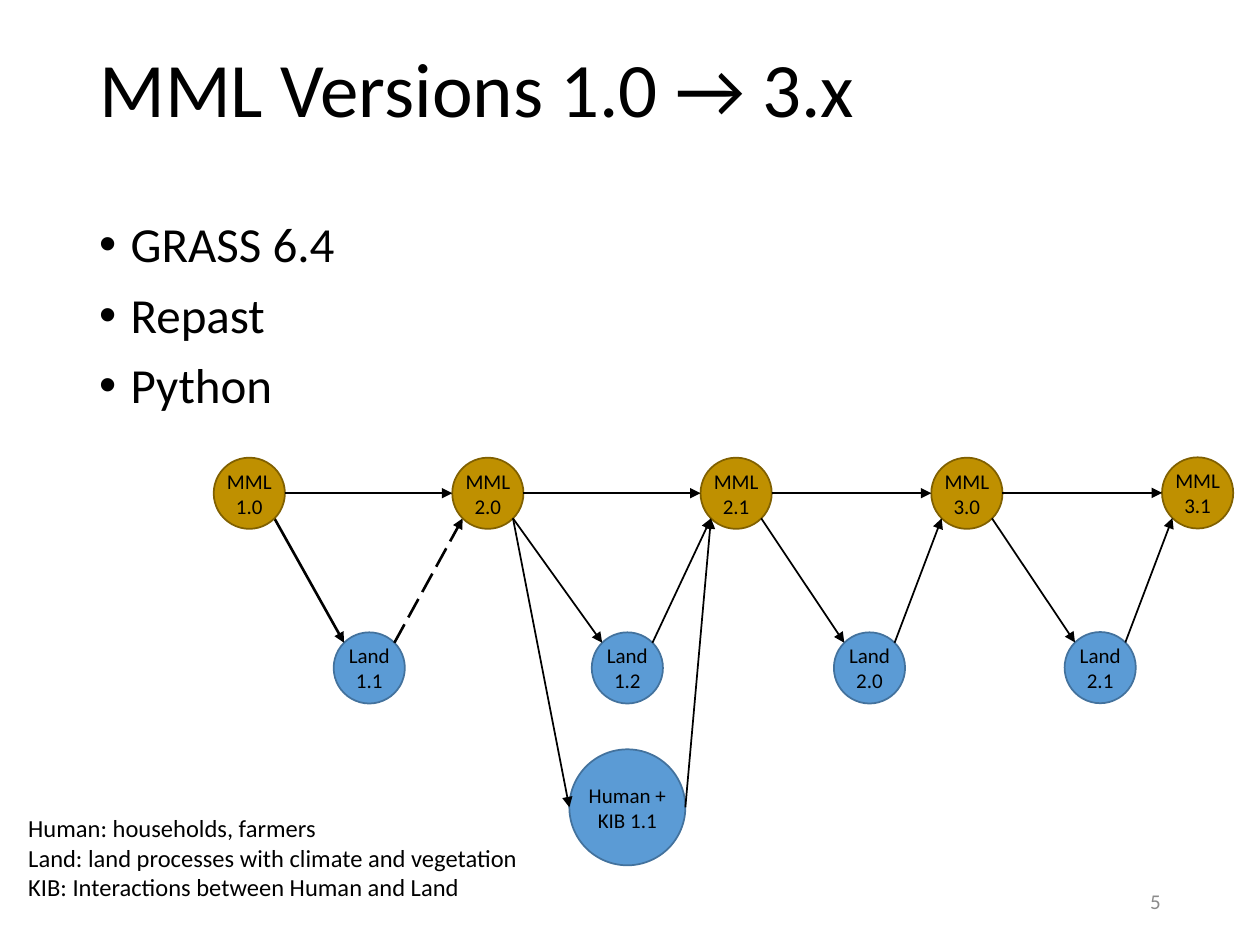
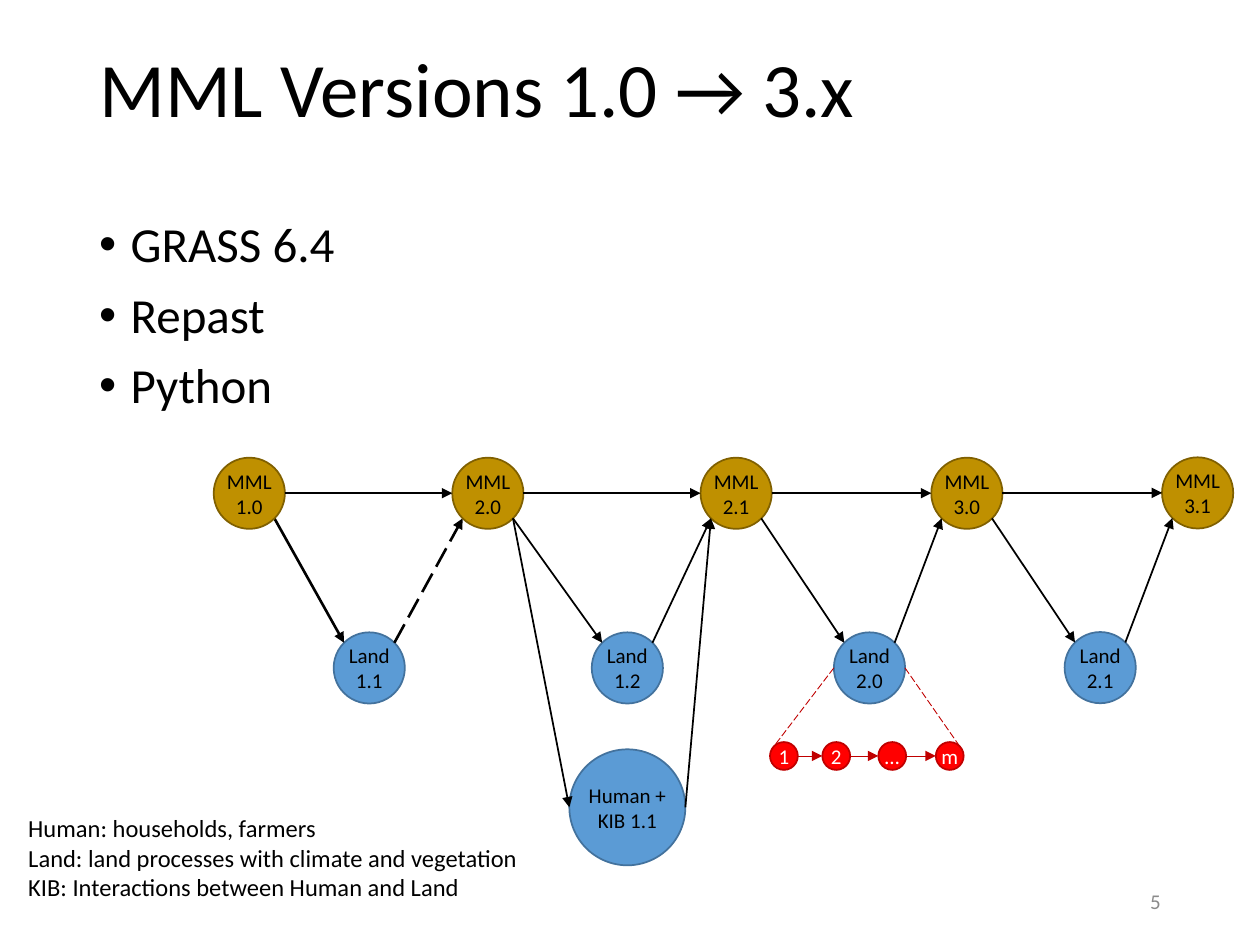
Before and after one commit to waboyd/MMLVersionChart, a slide deck: slide 5 of MDH.pptx. Drawn at 1260x945 pixels with LibreOffice and Linux fonts; fonts in the diff are those of the drawing. Boxes give left, top, right and bottom in pixels: in the first picture for what was removed or moved away, otherwise in the second. Text is boxed around its words. In the diff, an @@ line names an element or a change of style, - is before the commit and + after.

Commit message:
Updated Slide #5 and added Slide #8.

```diff
--- a/MDH.pptx
+++ b/MDH.pptx
@@ line added from (834, 668) to (774, 746), #C00000 0.5 pt dashed @@
@@ line added from (905, 668) to (960, 746), #C00000 0.5 pt dashed @@
@@ ellipse added at <box>770,742,798,770</box>, fill #FF0000, outline #C00000 1 pt, 12 pt, text #FFFFFF @@
+1
@@ ellipse added at <box>823,742,850,770</box>, fill #FF0000, outline #C00000 1 pt, 12 pt, text #FFFFFF @@
+2
@@ ellipse added at <box>878,742,906,770</box>, fill #FF0000, outline #C00000 1 pt, 12 pt, text #FFFFFF @@
+…
@@ ellipse added at <box>936,742,964,770</box>, fill #FF0000, outline #C00000 1 pt, 12 pt, text #FFFFFF @@
+m
@@ arrow added from (798, 756) to (823, 756), #C00000 0.5 pt @@
@@ arrow added from (850, 756) to (878, 756), #C00000 0.5 pt @@
@@ arrow added from (906, 756) to (936, 756), #C00000 0.5 pt @@
```
Also in this commit, not shown: 1 slide added.
